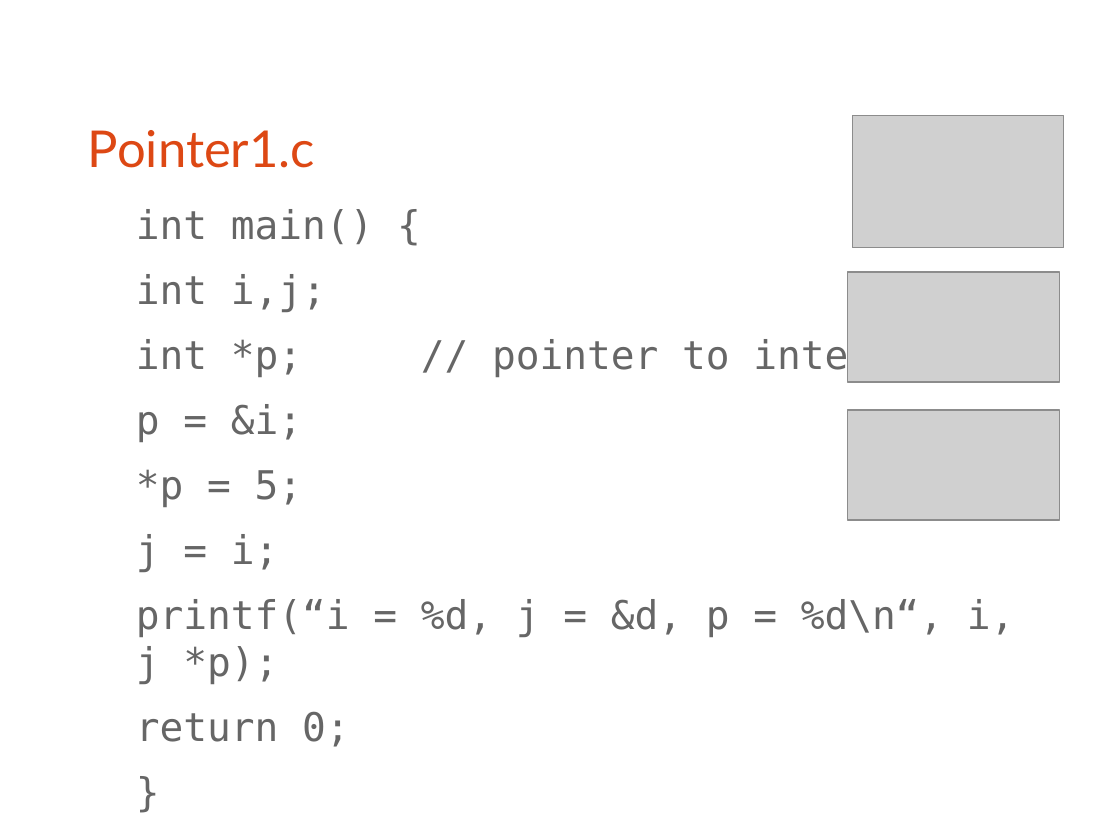
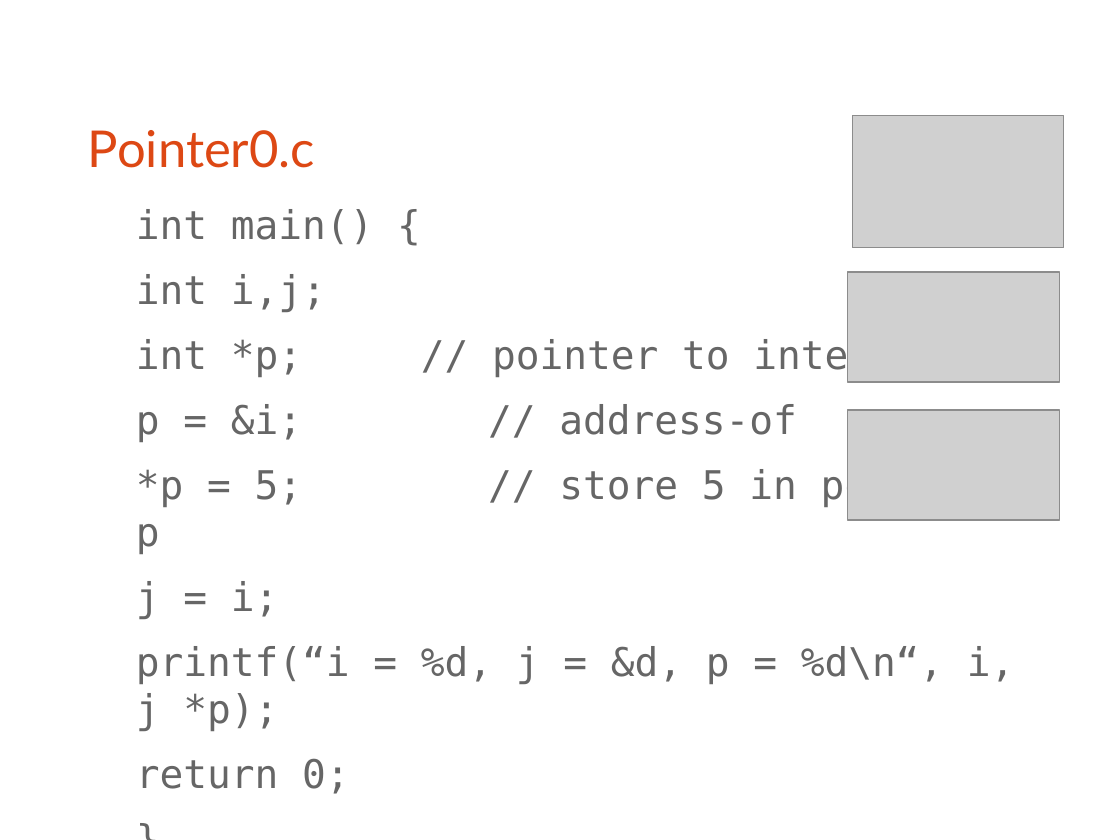
Before and after one commit to bagustris/prokom-tf, a slide deck: slide 14 of prokom4.odp (slide 13 before the commit). Drawn at 1120x840 pixels with LibreOffice and Linux fonts; fonts in the diff are those of the drawing; grey boxes stand for pictures. Boxes give left, top, right and bottom in pixels: in the first picture for what was removed or moved away, otherwise in the second. Text is boxed around its words. In the diff, an @@ line names an element or a change of style, - is before the commit and + after.

```diff
--- a/prokom4.odp
+++ b/prokom4.odp
@@ title at (88,130,315,168): text changed @@
-Pointer1.c
+Pointer0.c
@@ text at (136,404,987,508): text changed @@
-p = &i;
-*p = 5;
+p = &i; // address-of
+*p = 5; // store 5 in pointer p
```
Also in this commit, not shown: 3 other slides changed, 5 slides added.
